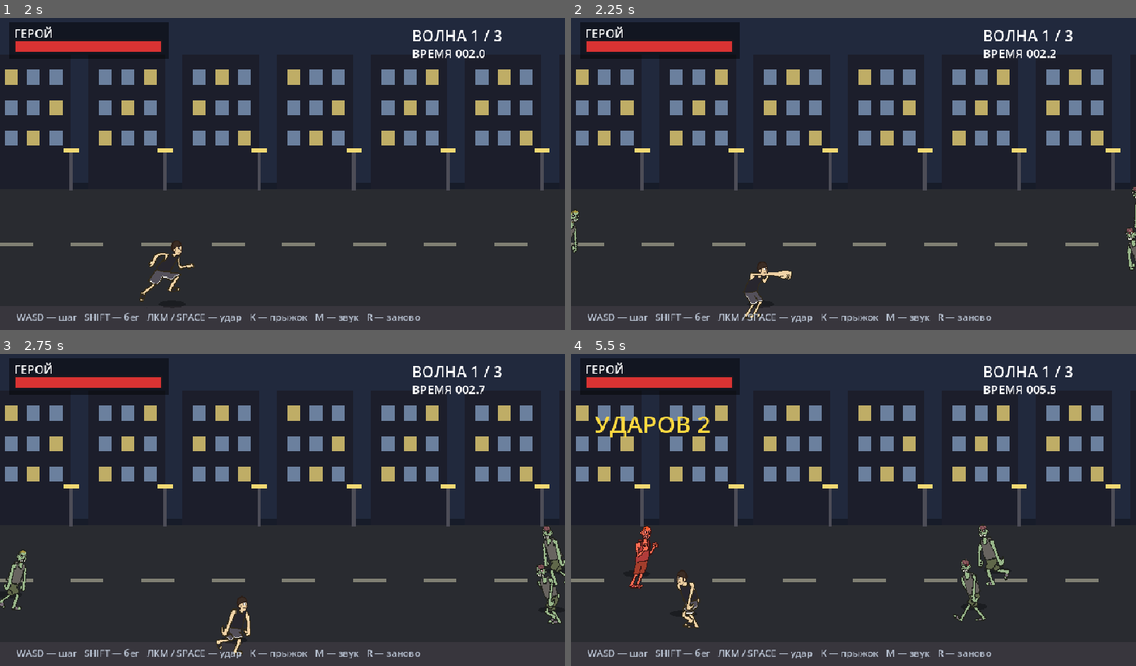
Above: before the commit, frames 1-4 (two rows, left to right).
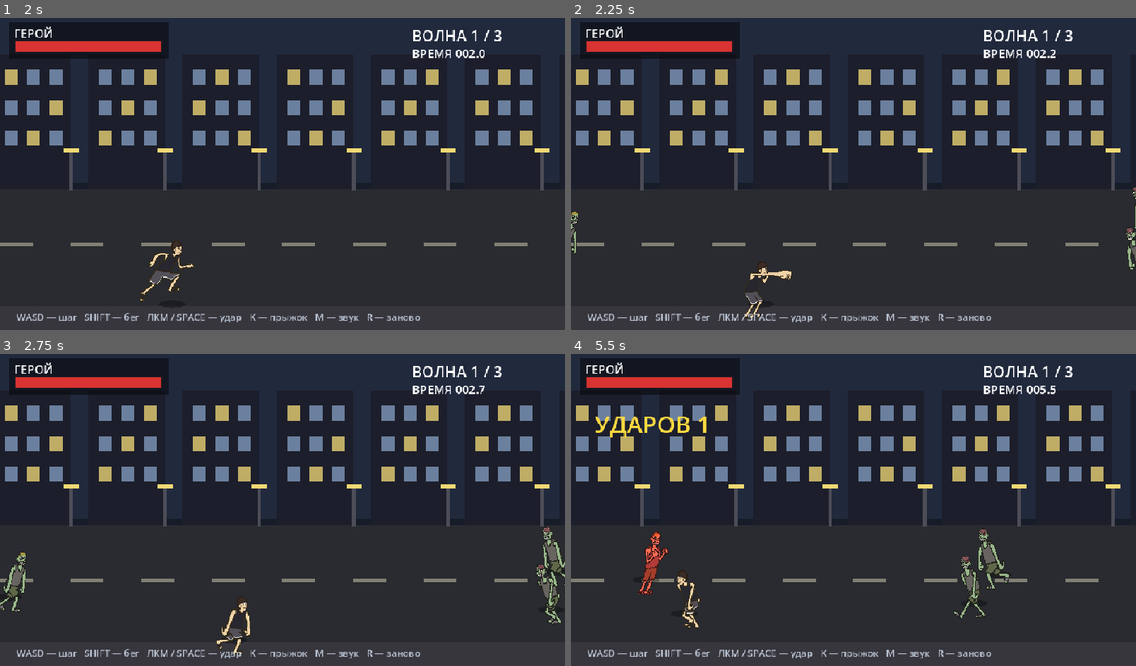
Above: after the commit, the same moments.

Repository: Kirtus228/zombie-beat
Game: Godot game, scene res://main.tscn
Two runs of this game, one before a commit and one after it. Both use one fixed random seed, a clock stepped at 60 frames per second and the inputs below. Sound files missing from this copy of the repository are replaced by a short silence.
Inputs (mouse positions are in pixels of both pictures, inside the frame that each line leads up to):
- Up to frame 1 (2 s): tap Enter at 0.5 s; move the mouse to (406, 155) at 0.52 s; hold D (move_right) 0.53-1.28 s; click (406, 155) at 0.6 s; tap K (jump) at 0.77, 1.52 s; move the mouse to (169, 186) at 1.27 s; hold S (move_down) from 1.28 s (still down); tap Shift (run) at 1.35 s
- Up to frame 2 (2.25 s): move the mouse to (910, 102) at 2.02 s; release S (move_down) at 2.03 s; hold D (move_right) from 2.03 s (still down); tap Space at 2.1 s
- Up to frame 3 (2.75 s): keep holding D (move_right)
- Up to frame 4 (5.5 s): move the mouse to (825, 572) at 2.77 s; release D (move_right) at 2.78 s; hold W (move_up) 2.78-3.53 s; click (825, 572) at 2.85 s; tap K (jump) at 3.02, 3.77, 4.52 s; move the mouse to (1023, 553) at 3.52 s; hold Shift (run) 3.53-4.28 s; hold A (move_left) 3.53-5.03 s; move the mouse to (684, 460) at 4.27 s; tap Space at 4.35 s; move the mouse to (881, 506) at 5.02 s; hold S (move_down) from 5.03 s (still down); click (881, 506) at 5.1 s

Frame 1 is identical in both runs. In frame 2, less than 0.1% of the frame differs, in the area x 0-100%, y 54-80%; in frame 3, 0.3%; in frame 4, 1.5%, in the area x 10-78%, y 20-88%.

Commit message:
zombie-beat: strikes only land on the hero's line (slots +-14, reach_y 20); claw frame reaches the screen after a real asset reimport

Diff:
--- a/scripts/main.gd
+++ b/scripts/main.gd
@@ -23,12 +23,12 @@
 # Четыре места вокруг героя: слева, справа, за спиной, перед ним.
 # Четыре места: по два с каждого бока, на разной глубине. Никто не встаёт
 # прямо перед героем — иначе его тело накрывает героя и это читается как слипание.
-const SLOTS := [Vector2(-72, -28), Vector2(-72, 28), Vector2(72, -28), Vector2(72, 28)]
+const SLOTS := [Vector2(-72, -14), Vector2(-72, 14), Vector2(72, -14), Vector2(72, 14)]
 # запас на мёртвую зону 8 px: место ±84 + 8 → удар должен доставать с 104
 # Удар регает ровно на длину руки: рука в кадре удара ~60 px, плюс корпус.
 # Было 112 — урон прилетал от тел, стоящих далеко друг от друга.
 const REACH_X := 80.0      # вылет удара по горизонтали
-const REACH_Y := 34.0      # допуск по глубине: места стоят на ±28
+const REACH_Y := 20.0      # допуск по глубине: места стоят на ±14, бить «с другой линии» нельзя
 const MAX_HIT_TARGETS := 2  # один удар попадает максимум по двум, и только спереди
 const BODY_RX := 64.0      # эллипс корпуса: игрок ↔ враг
 const BODY_RY := 24.0
Not shown, changed: PLAN.md
